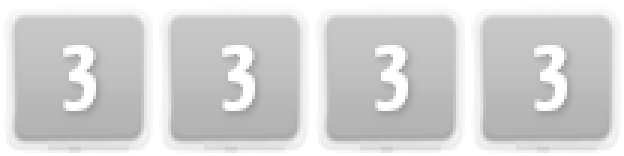
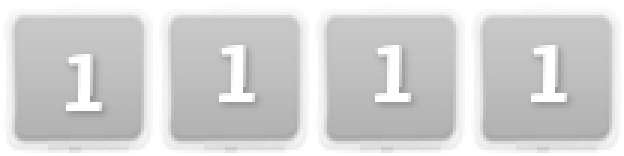
Before/after of a 624 × 156 layered artwork. What changed in the layer stack:
added layer "Drop Shadow #4" above "Drop Shadow #3" over [528, 45, 576, 114]
added layer "Drop Shadow #3" above "Drop Shadow #2" over [372, 45, 420, 114]
added layer "Drop Shadow #2" above "Drop Shadow #1" over [216, 45, 264, 114]
added layer "Drop Shadow #1" above "Drop Shadow copy" over [60, 48, 111, 120]
hid "Drop Shadow copy", moved it above "Drop Shadow copy #1" over [528, 45, 576, 120]
hid "Drop Shadow copy #1", moved it above "Drop Shadow copy #2" over [372, 45, 420, 120]
hid "Drop Shadow copy #2" over [216, 45, 264, 120]
hid "Drop Shadow" over [60, 42, 108, 120]
